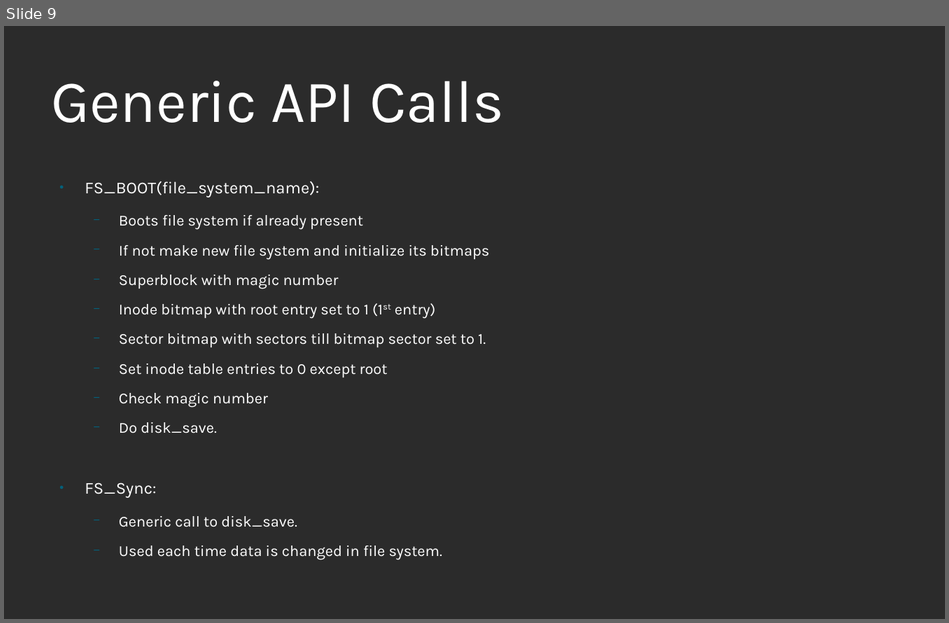
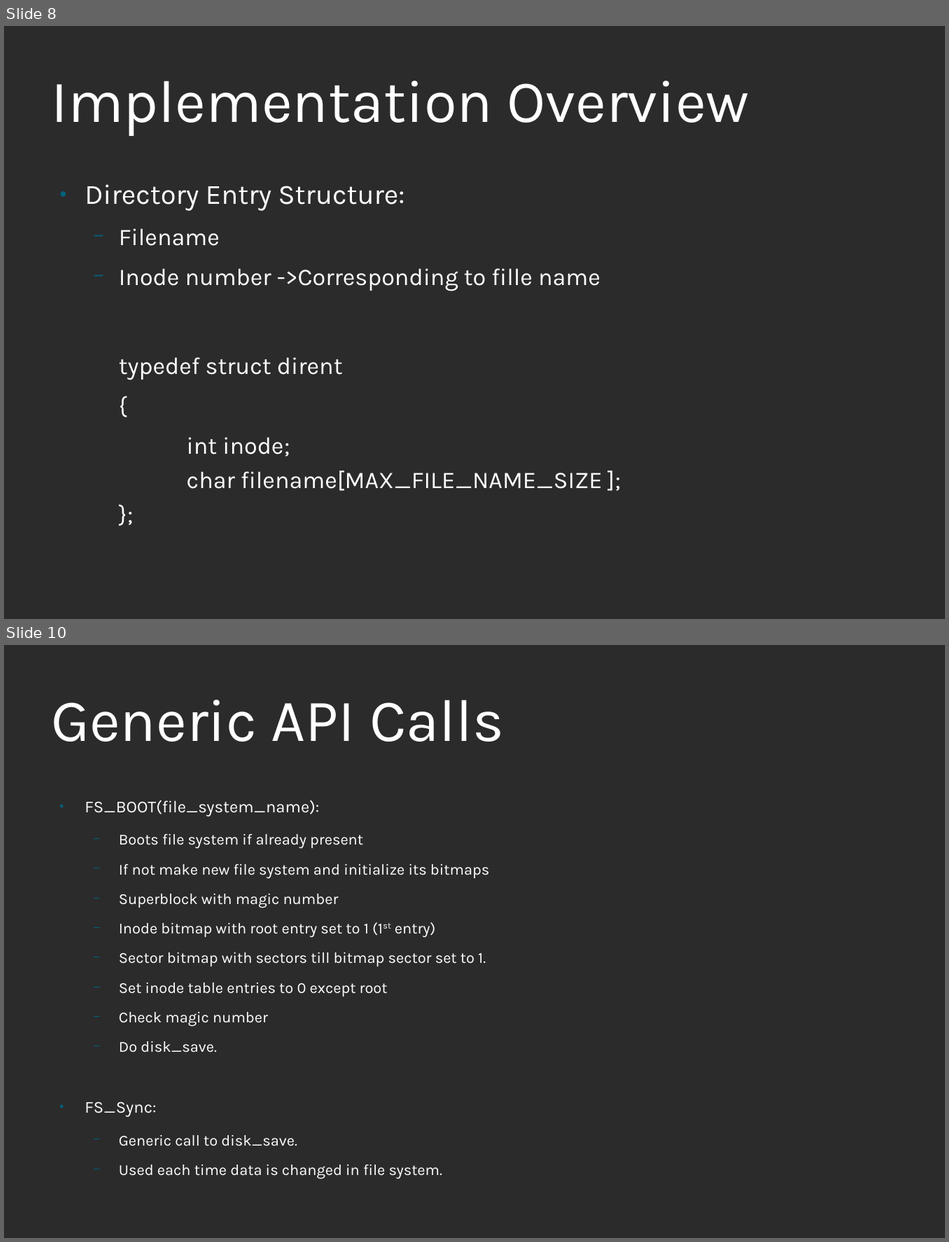
Before and after one commit to ankitmishra16/FIle-System, a slide deck: OS_Project_Report.odp. Shown one above the other, each under a label of ours: slide 9 before the commit, slides 8 and 10 after it; the slides between them are not shown. The pictures are 949x623 and 949x1242 pixels, drawn with LibreOffice and Linux fonts; fonts in the diff are those of the drawing; background and template pictures are left out; a plain dark background stands for a picture behind light text. Boxes give left, top, right and bottom in pixels: in the first picture for what was removed or moved away, otherwise in the second. Text is boxed around its words. In the diff, an @@ line names an element or a change of style, - is before the commit and + after.

```diff
--- a/OS_Project_Report.odp
+++ b/OS_Project_Report.odp
@@ slide 8 added at (4, 26, 945, 619), background picture (left out) @@
@@ title added at (51, 81, 749, 136), 60 pt, text #FFFFFF @@
+Implementation Overview
@@ text added at (84, 184, 602, 491), 24 pt, text #FFFFFF @@
+● Directory Entry Structure:
+  − Filename
+  − Inode number ->Corresponding to fille name
+  typedef struct dirent
+  {
+      int inode;
+      char filename[MAX_FILE_NAME_SIZE ];
+  };
@@ what was slide 9 is now slide 10 @@
```
Also in this commit, not shown: 8 slides changed, 4 other slides added, 1 slide removed.
